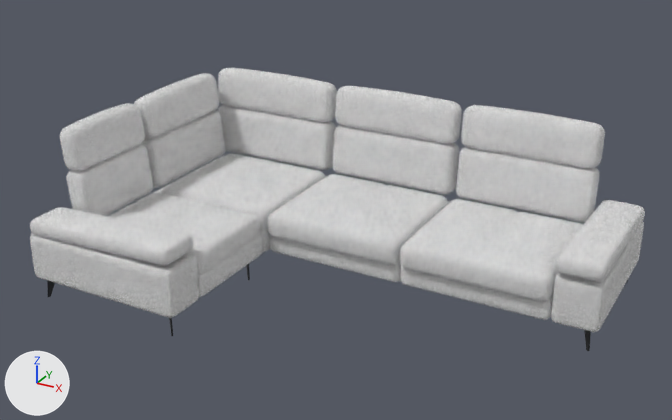
The glTF model models/sofa-roma-corner.glb as it was, and as the next commit left it.
Camera for both pictures: a 50 mm camera at (2.4, -4.44, 2.74) aimed at (-0.04, -0.01, 0.53). Arrows for +X, +Y and +Z are at lower left; the lights stay in place. The picture after the commit comes second. Where no turn or scale is listed for an object, it has been applied to the vertices. Vertices at exactly the same position are counted once.
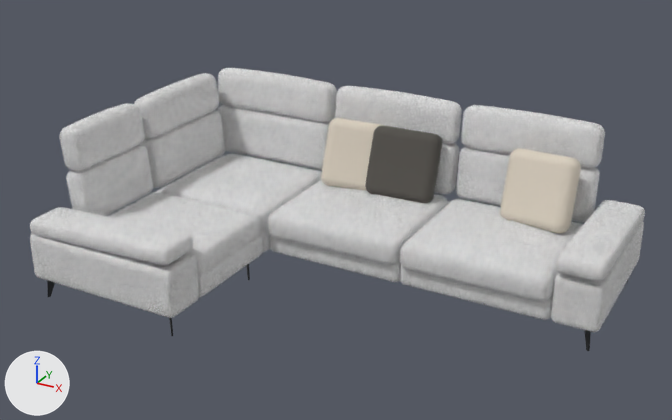
Changed parts and their boxes (x1, y1, x2, y2) in the pictures (672 x 420 px):
'decor', added (pale yellow): after (321, 118, 581, 234)
'decor.001', added: after (365, 125, 442, 203)
part 1 of me_mesh_0, surface changed: (30, 73, 645, 324) in both

Edits to the bpy script that builds the scene:
```text
Add mat_cushion_charcoal:
    mat_cushion_charcoal = principled_material('cushion charcoal')
    mat_cushion_charcoal.base_color = (0.0908, 0.0844, 0.0742)  # dark grey #55524d
    mat_cushion_charcoal.roughness = 1.0
Add mat_cushion_oat:
    mat_cushion_oat = principled_material('cushion oat')
    mat_cushion_oat.base_color = (0.694, 0.624, 0.521)  # pale yellow #d9cfbf
    mat_cushion_oat.roughness = 1.0
Change me_mesh_0:
    where me_mesh_0.from_pydata(...)  # 47453 vertices, 95252 faces; spans x -1.56..1.56, y -0.99..0.99, z -0.44..0.44
    used by ob_mesh_0; location = (0.0, 0.0, 0.574)
    me_mesh_0 part 1: texture (UV) coordinates of 94580 of 95252 faces, centred in x -1.56..1.56, y -0.99..0.99, z -0.44..0.44, changed; they spanned u -9.39..18.22, v -17.41..8.68 and now span u -8.43..18.36, v -17.61..9.35
Add me_mesh_1_1:
    me_mesh_1_1.from_pydata(...)  # 488 vertices, 972 faces; spans x -0.225..0.225, y -0.137..0.137, z -0.225..0.225
    me_mesh_1_1.materials.append(mat_cushion_charcoal)  # dark grey #55524d
Add me_mesh_2:
    me_mesh_2.from_pydata(...)  # 976 vertices, 1944 faces; spans x -0.83..0.83, y -0.12..0.2, z -0.24..0.22
    me_mesh_2.materials.append(mat_cushion_oat)  # pale yellow #d9cfbf
Add ob_decor_001:
    ob_decor_001 = bpy.data.objects.new('decor.001', me_mesh_1_1)
    ob_decor_001.location = (0.1, 0.635, 0.625)
Add ob_decor:
    ob_decor = bpy.data.objects.new('decor', me_mesh_2)
    ob_decor.location = (0.387, 0.597, 0.637)
```
